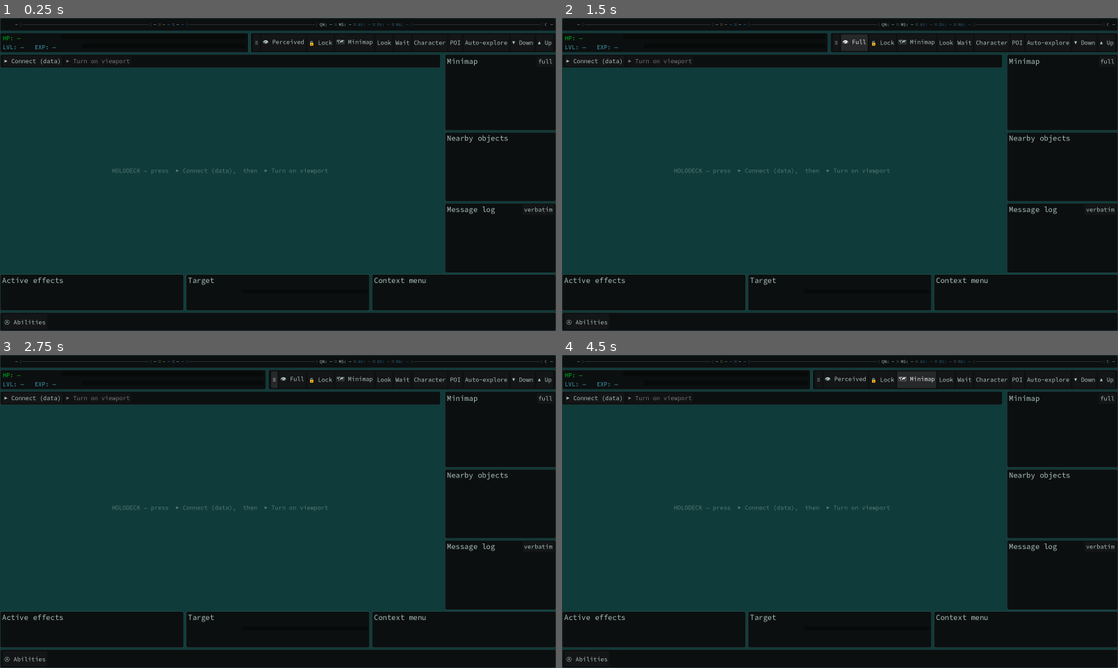
Above: before the commit, frames 1-4 (two rows, left to right).
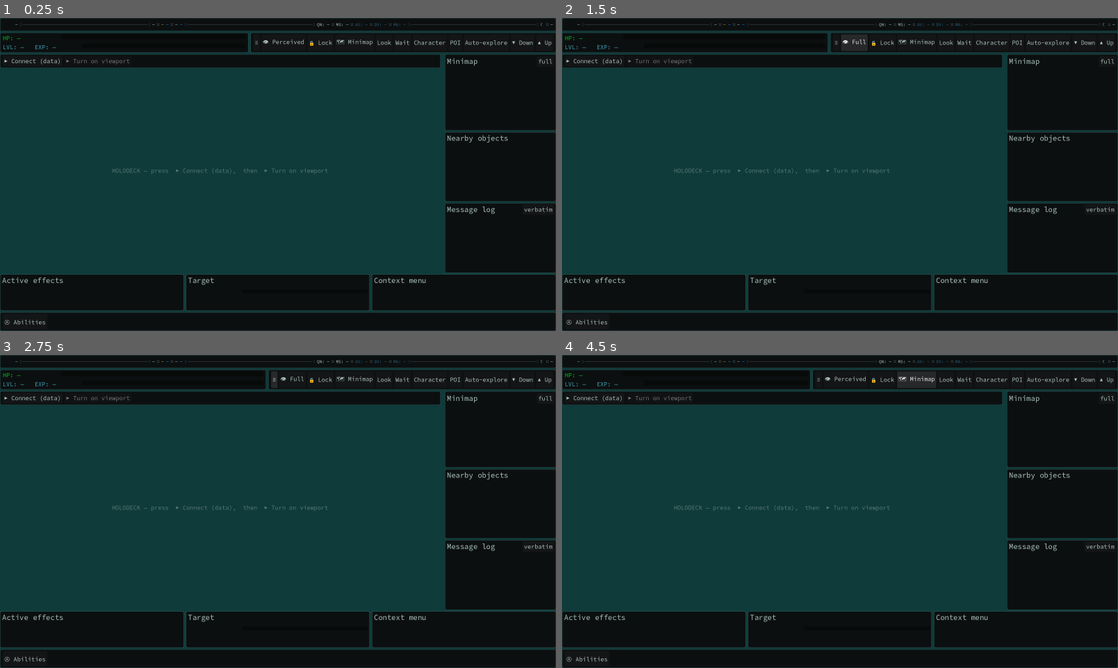
Above: after the commit, the same moments.

Repository: DazzlingDukeOfLazers/raves-of-qud
Game: Godot game, scene res://MainFrame.tscn
Same seed, same stepped clock (60 frames per second), same inputs: the game is played once before the commit and once after it. This scene is started directly instead of the project's main scene.
Inputs:
- Up to frame 1 (0.25 s): no input
- Up to frame 2 (1.5 s): click "≡" at 0.5 s; click "👁 Perceived" at 1.25 s
- Up to frame 3 (2.75 s): click "≡" at 2 s
- Up to frame 4 (4.5 s): click "👁 Full" at 2.75 s; click "🔒 Lock" at 3.5 s; click "🗺 Minimap" at 4.25 s

The runs differ from the first frame. In frame 1, less than 0.1% of the frame differs, in the area x 26-99%, y 1-3%; in frame 2, less than 0.1%; in frame 3, less than 0.1%; in frame 4, less than 0.1%.

Commit message:
Top-row sky icon polish: match Qud size + add the :: divider
- Clock disc sized to Qud's ~40x20 (the sprite is 2:1), vertically centred.
- Add the 2x2 dot divider between the disc and the zone name, as Qud has it.

(The 'Joppa vs salt marsh' zone-name difference was a state mismatch across
reboots, not a bug — both use the zone DisplayName; verified matching in sync.)

Co-Authored-By: Claude Opus 4.8 <noreply@anthropic.com>

Diff:
--- a/godot/MainFrame.gd
+++ b/godot/MainFrame.gd
@@ -415,12 +415,14 @@
 	_clock.texture_filter = CanvasItem.TEXTURE_FILTER_NEAREST
 	_clock.stretch_mode = TextureRect.STRETCH_KEEP_ASPECT_CENTERED
 	_clock.expand_mode = TextureRect.EXPAND_IGNORE_SIZE
-	var csz := int(round(UiFont.px(get_viewport(), "body") * 1.8))
-	_clock.custom_minimum_size = Vector2(csz, csz)
+	var cw := int(round(UiFont.px(get_viewport(), "body") * 1.8))   # ~40px wide, matching Qud
+	_clock.custom_minimum_size = Vector2(cw, int(round(cw * 0.5)))  # the disc sprite is 2:1 (48x24)
+	_clock.size_flags_vertical = Control.SIZE_SHRINK_CENTER
 	_clock.visible = false
 	h.add_child(_clock)
 	_daynight = _text("☾")                                 # glyph fallback until the sprites land
 	h.add_child(_daynight)
+	h.add_child(_dots())                                   # :: between the sky disc and the zone name
 	_l_biome = _text("—"); h.add_child(_l_biome)           # zone / biome name (far right, like Qud)
 
 	# Qud's top bar is set noticeably smaller than body — shrink the whole strip uniformly to match
